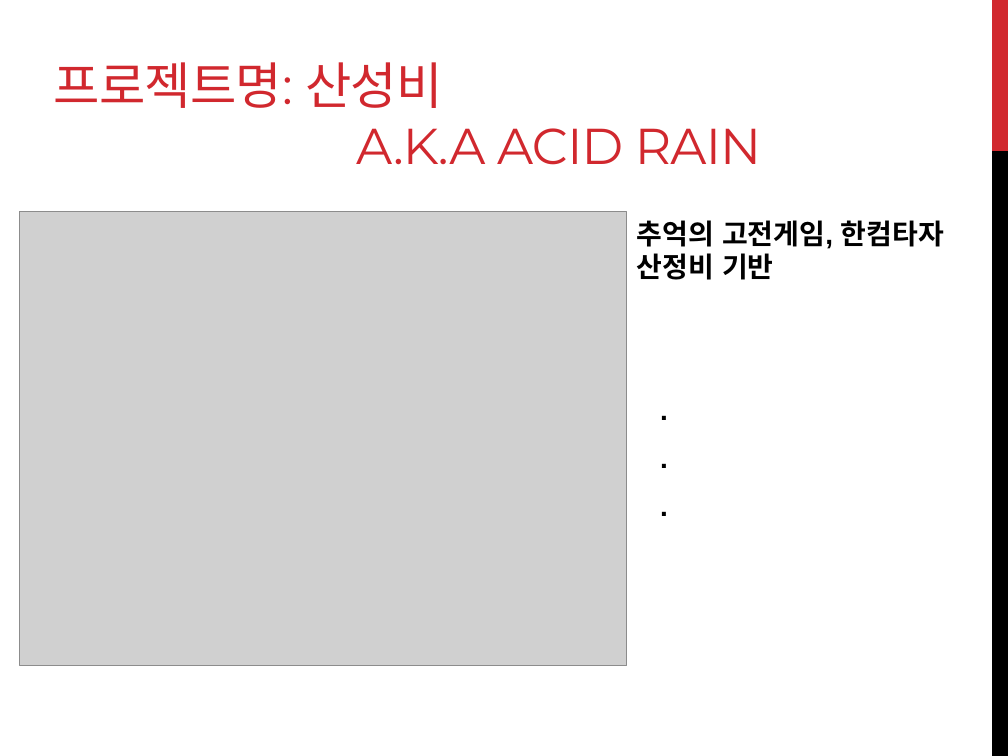
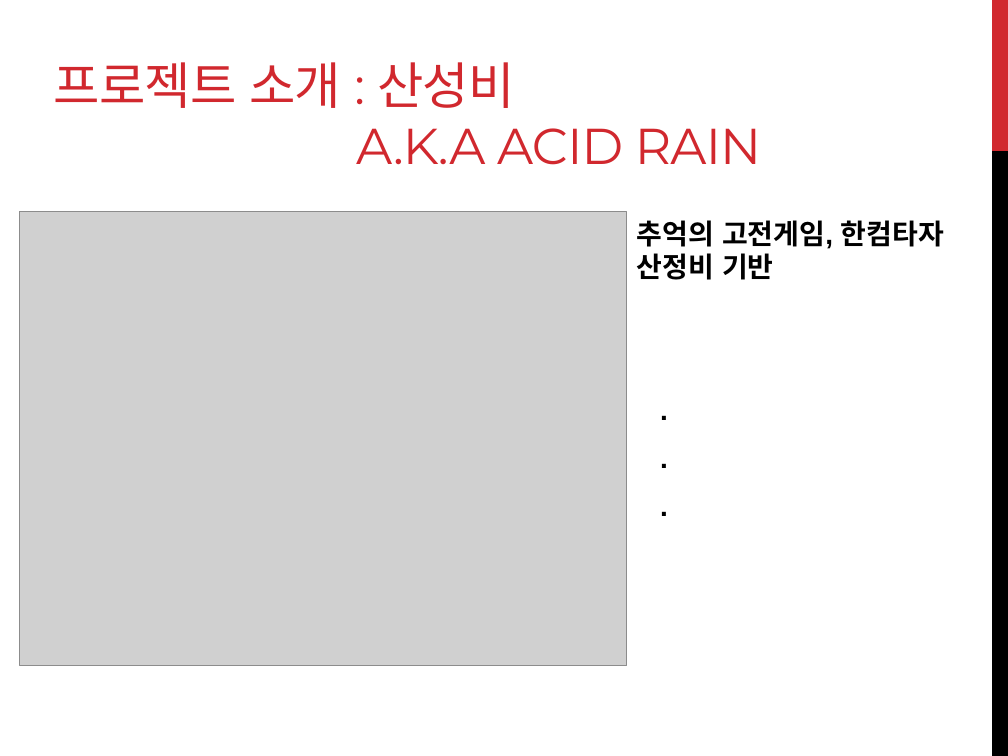
Before and after one commit to jinlee10/javaminiproj, a slide deck: slide 4 of Java_mini_proj_home/java_proj_PPT.pptx (slide 3 before the commit). Drawn at 1008x756 pixels with LibreOffice and Linux fonts; fonts in the diff are those of the drawing; grey boxes stand for pictures. Boxes give left, top, right and bottom in pixels: in the first picture for what was removed or moved away, otherwise in the second. Text is boxed around its words. In the diff, an @@ line names an element or a change of style, - is before the commit and + after.

```diff
--- a/Java_mini_proj_home/java_proj_PPT.pptx
+++ b/Java_mini_proj_home/java_proj_PPT.pptx
@@ title at [54, 62, 761, 165]: text changed @@
-프로젝트명: 산성비
-A.K.A ACID RAIN
+프로젝트 소개 : 산성비
+A.K.A ACID RAIN
```
Also in this commit, not shown: 10 slides added.
